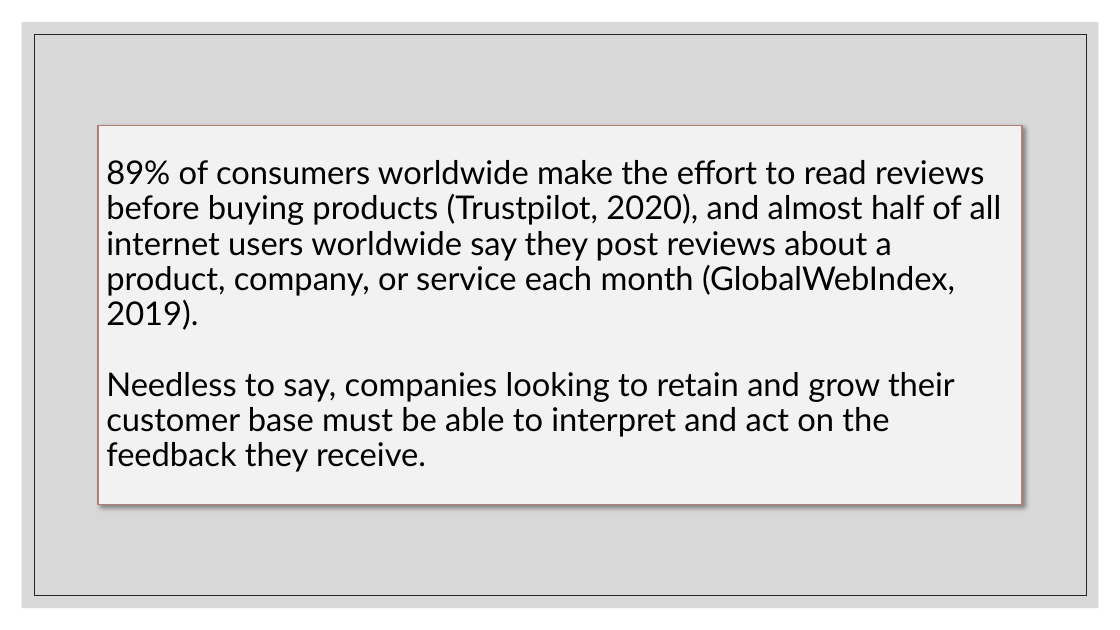
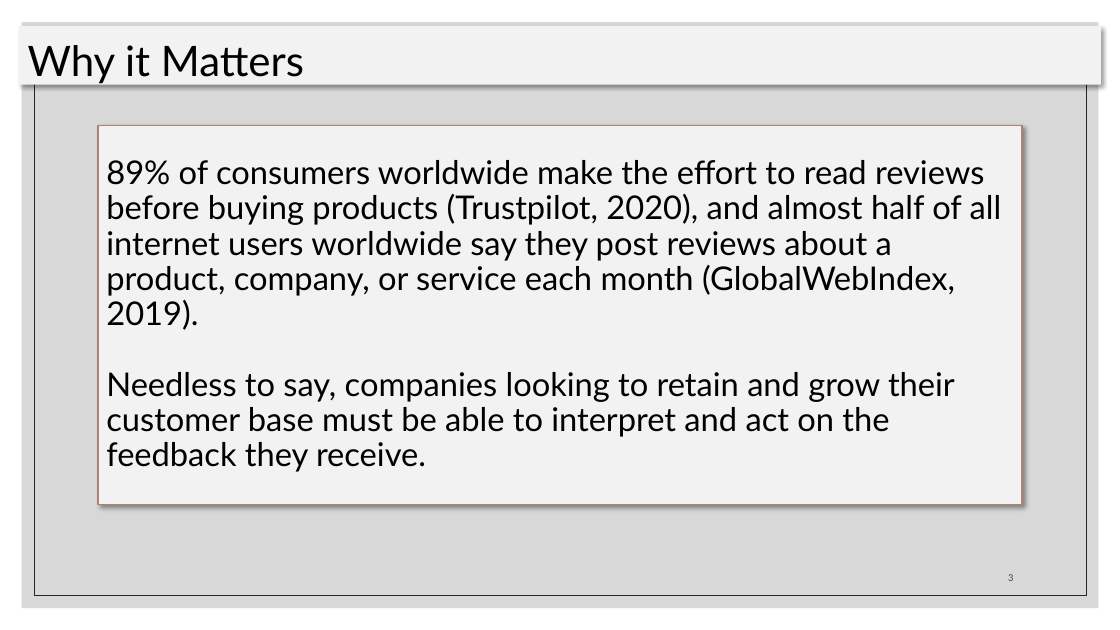
Before and after one commit to kamalnyc17/Womens-Clothing_Review, a slide deck: slide 3 of Womens_Clothing_Review.pptx. Drawn at 1120x630 pixels with LibreOffice and Linux fonts; fonts in the diff are those of the drawing; background and template pictures are left out. Boxes give left, top, right and bottom in pixels: in the first picture for what was removed or moved away, otherwise in the second. Text is boxed around its words. In the diff, an @@ line names an element or a change of style, - is before the commit and + after.

```diff
--- a/Womens_Clothing_Review.pptx
+++ b/Womens_Clothing_Review.pptx
@@ rectangle added at (19,26,1102,85), fill #F2F2F2, 36 pt, text #000000 @@
+Why it Matters
@@ page number added at (1008,574,1013,581), 8 pt, text #404040 @@
+3
```
Also in this commit, not shown: 25 other slides changed, 1 other file.
